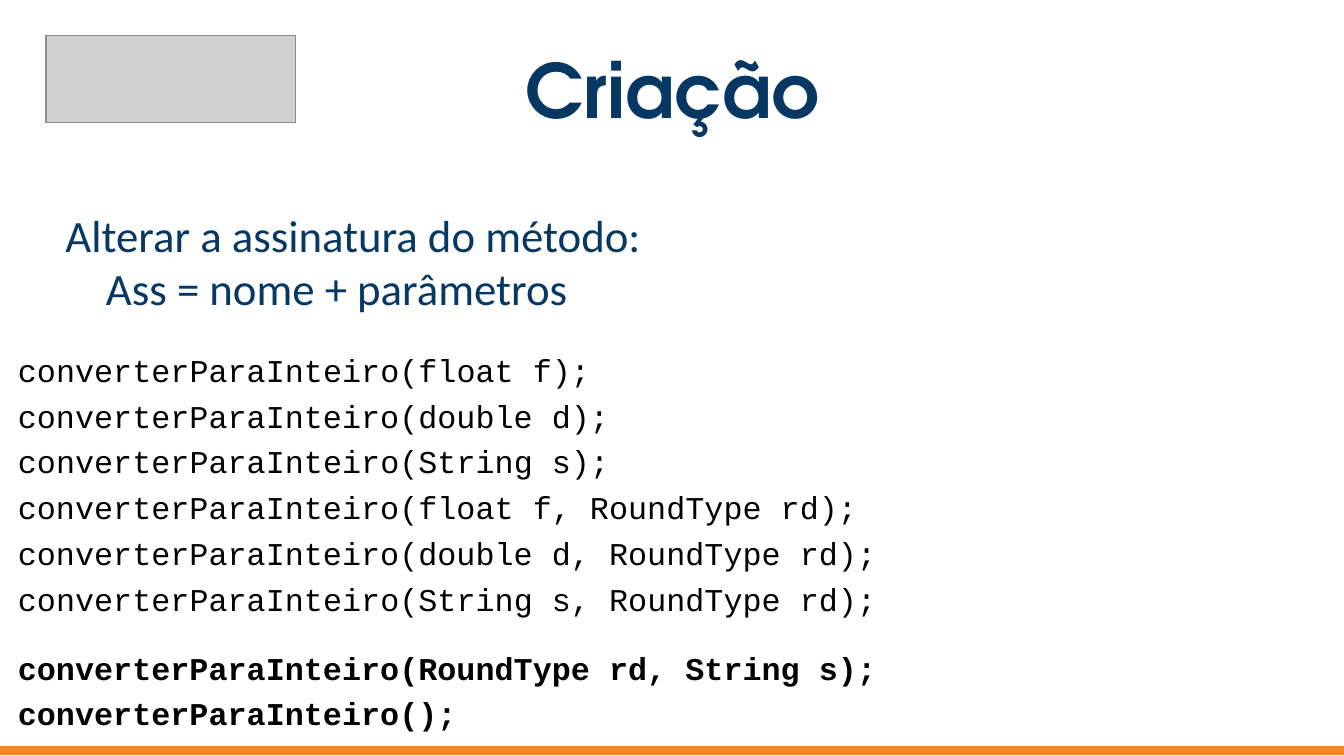
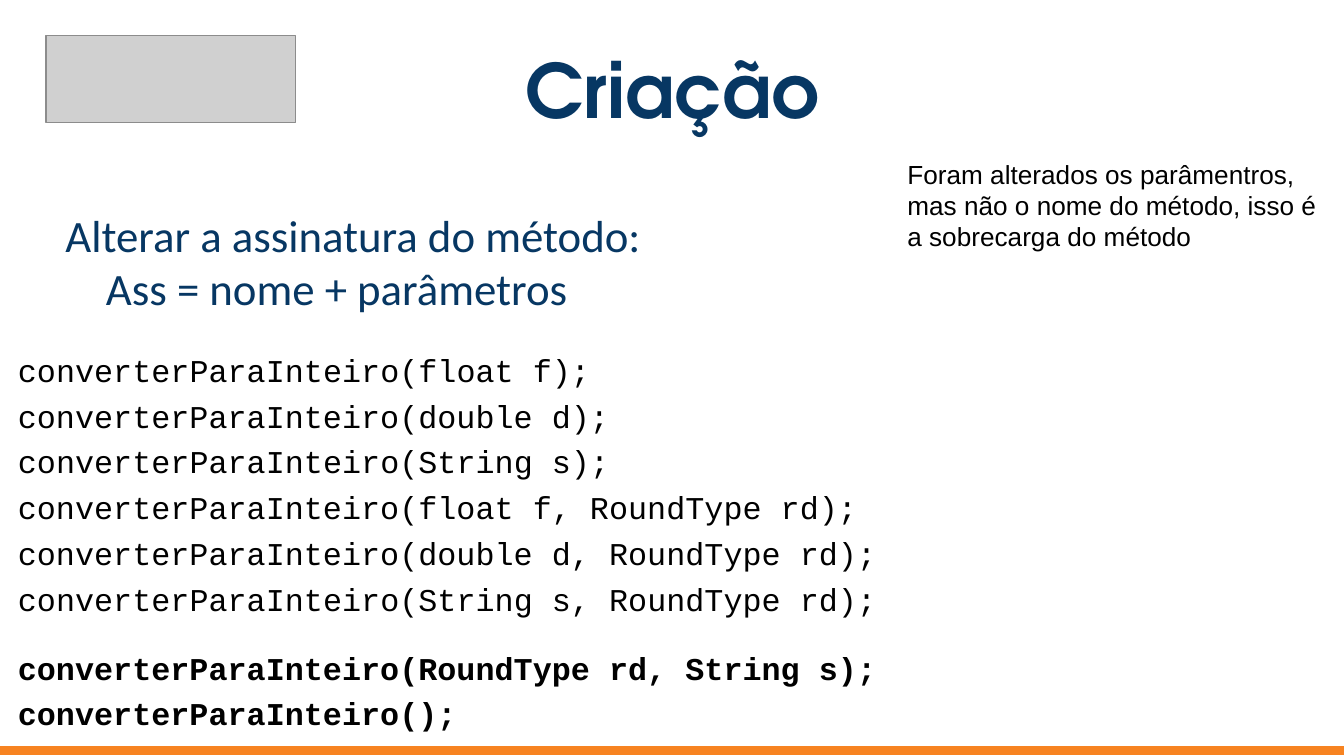
Before and after one commit to Lerufato/Dio-Project-Github, a slide deck: slide 20 of Slides_Aulas/7- Entendendo Métodos Java.pptx (slide 19 before the commit). Drawn at 1344x756 pixels with LibreOffice and Linux fonts; fonts in the diff are those of the drawing; grey boxes stand for pictures. Boxes give left, top, right and bottom in pixels: in the first picture for what was removed or moved away, otherwise in the second. Text is boxed around its words. In the diff, an @@ line names an element or a change of style, - is before the commit and + after.

Commit message:
Inclusão do certificado Entendendo métodos Java e alteração dos slides da aula de métodos

```diff
--- a/Slides_Aulas/7- Entendendo Métodos Java.pptx
+++ b/Slides_Aulas/7- Entendendo Métodos Java.pptx
@@ text added at (907, 165, 1316, 252), 14 pt, text #000000 @@
+Foram alterados os parâmentros, mas não o nome do método, isso é a sobrecarga do método
```
Also in this commit, not shown: 1 other slide changed, 1 slide added, 1 other file.
